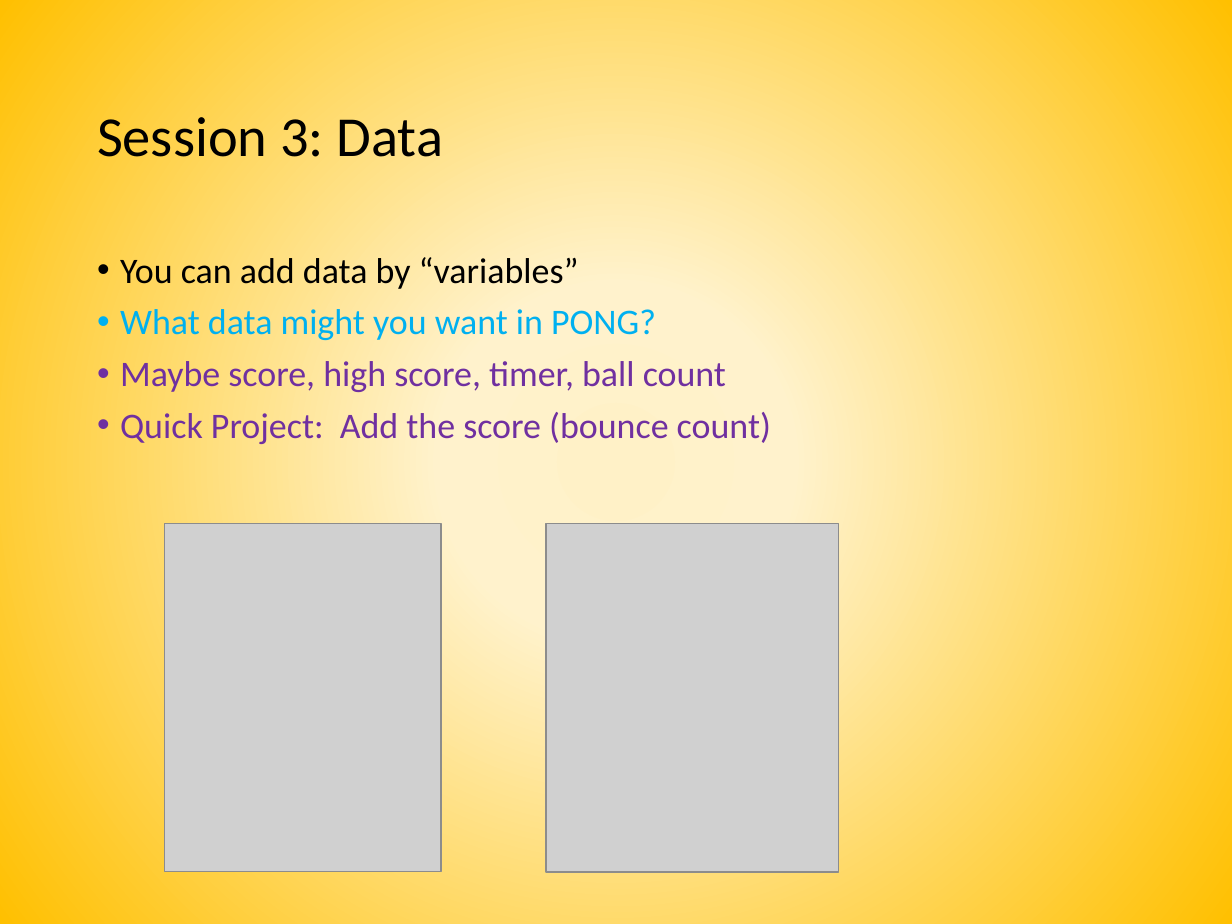
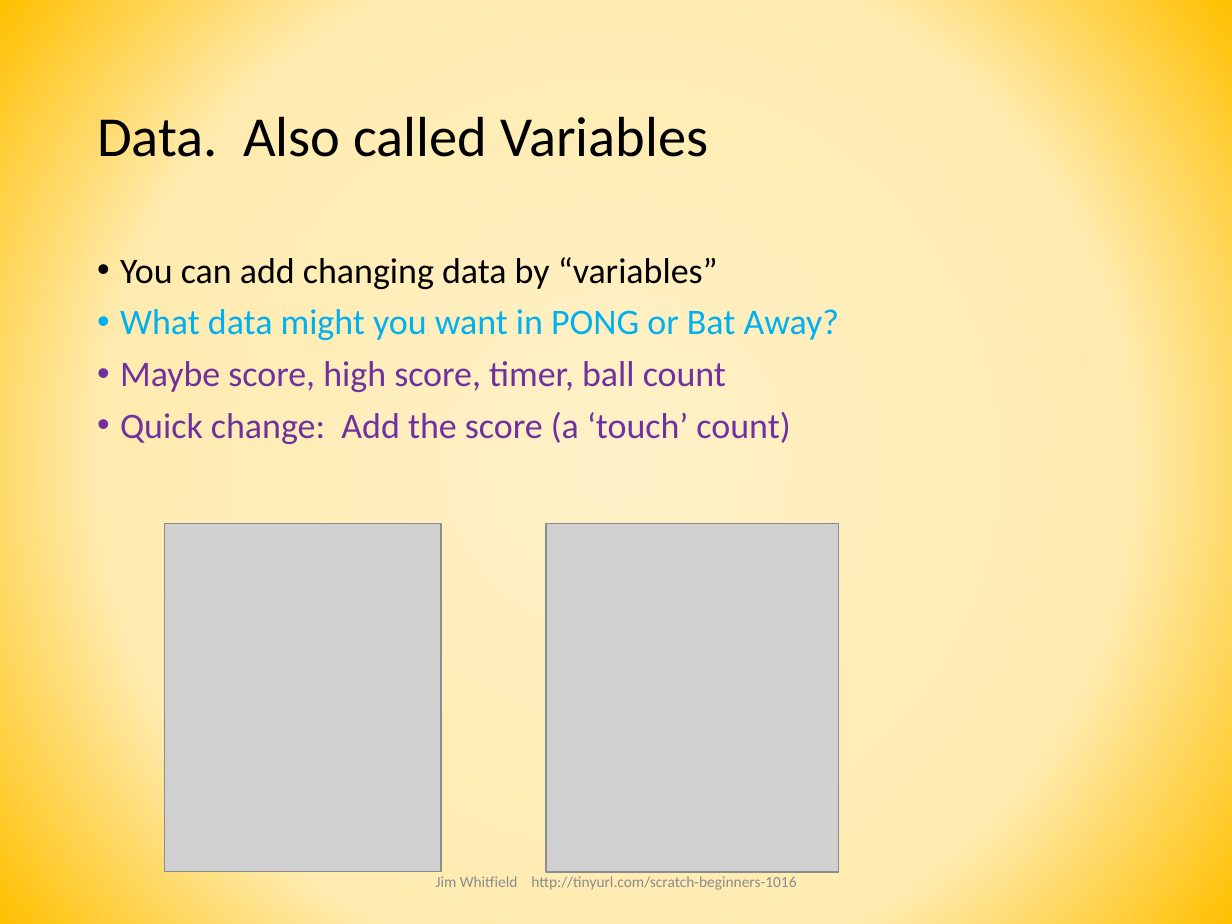
Before and after one commit to joedean/beginner-scratch, a slide deck: slide 18 of CoderDojo Beginner Scratch Session.pptx. Drawn at 1232x924 pixels with LibreOffice and Linux fonts; fonts in the diff are those of the drawing; grey boxes stand for pictures. Boxes give left, top, right and bottom in pixels: in the first picture for what was removed or moved away, otherwise in the second. Text is boxed around its words. In the diff, an @@ line names an element or a change of style, - is before the commit and + after.

```diff
--- a/CoderDojo Beginner Scratch Session.pptx
+++ b/CoderDojo Beginner Scratch Session.pptx
@@ background gradient #FFF1C7 to #FFF2CC to #FFC000 to gradient #FFF1C7 to #FFEBB0 to #FFC000 @@
@@ title at (x1=97, y1=116, x2=708, y2=157): text changed @@
-Session 3: Data
+Data. Also called Variables
@@ text at (x1=120, y1=257, x2=840, y2=340): text changed @@
-• You can add data by “variables”
-• What data might you want in PONG?
+• You can add changing data by “variables”
+• What data might you want in PONG or Bat Away?
@@ text at (x1=120, y1=412, x2=790, y2=444): text changed @@
-• Quick Project: Add the score (bounce count)
+• Quick change: Add the score (a ‘touch’ count)
@@ text added at (x1=436, y1=876, x2=796, y2=890), 9 pt, text #8C8C8C @@
+Jim Whitfield http://tinyurl.com/scratch-beginners-1016
```
Also in this commit, not shown: 24 other slides changed.
